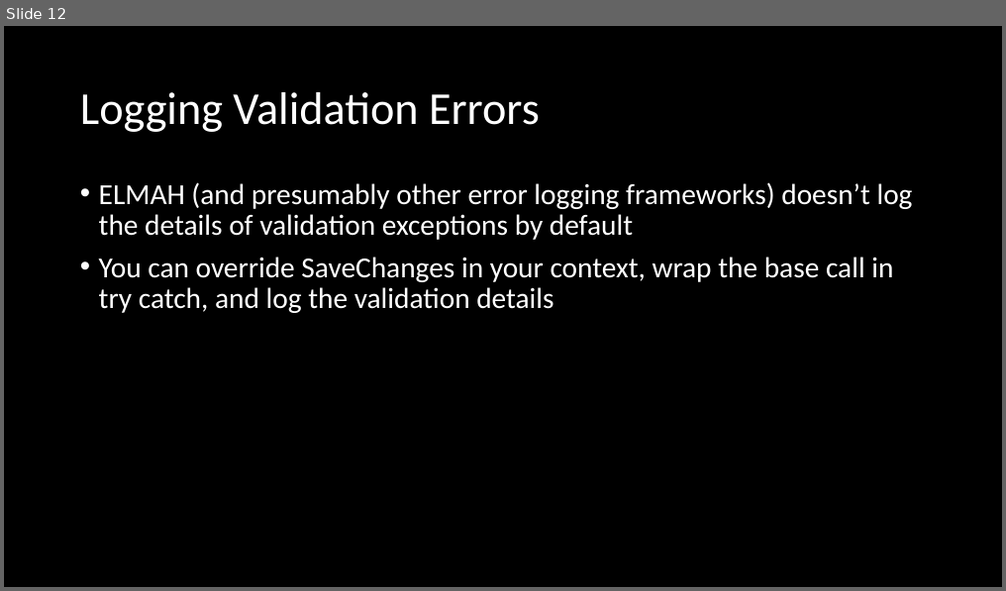
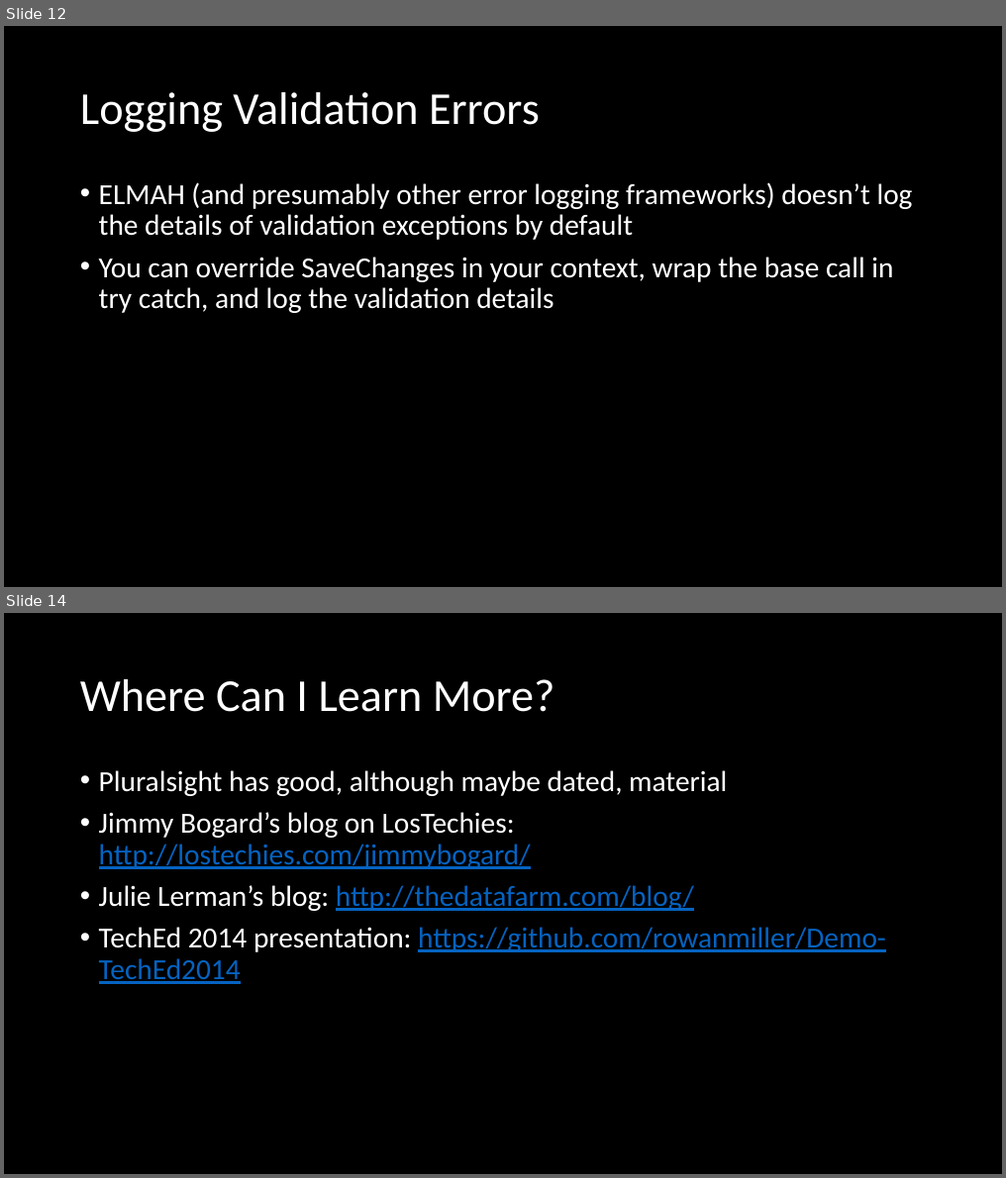
Before and after one commit to mikecole/MovieFanatic, a slide deck: EF Extra Mile.pptx. Shown one above the other, each under a label of ours: slide 12 before the commit, slides 12 and 14 after it; the slides between them are not shown. The pictures are 1006x591 and 1006x1178 pixels, drawn with LibreOffice and Linux fonts; fonts in the diff are those of the drawing. Boxes give left, top, right and bottom in pixels: in the first picture for what was removed or moved away, otherwise in the second. Text is boxed around its words. In the diff, an @@ line names an element or a change of style, - is before the commit and + after.

```diff
--- a/EF Extra Mile.pptx
+++ b/EF Extra Mile.pptx
@@ slide 14 added at (4, 613, 1002, 1174), background #000000 @@
@@ title added at (80, 679, 555, 712), 44 pt, text #FFFFFF @@
+Where Can I Learn More?
@@ text added at (99, 770, 886, 984), 28 pt, text #FFFFFF @@
+• Pluralsight has good, although maybe dated, material
+• Jimmy Bogard’s blog on LosTechies: http://lostechies.com/jimmybogard/
+• Julie Lerman’s blog: http://thedatafarm.com/blog/
+• TechEd 2014 presentation: https://github.com/rowanmiller/Demo-TechEd2014
```
Also in this commit, not shown: 1 other slide added.
